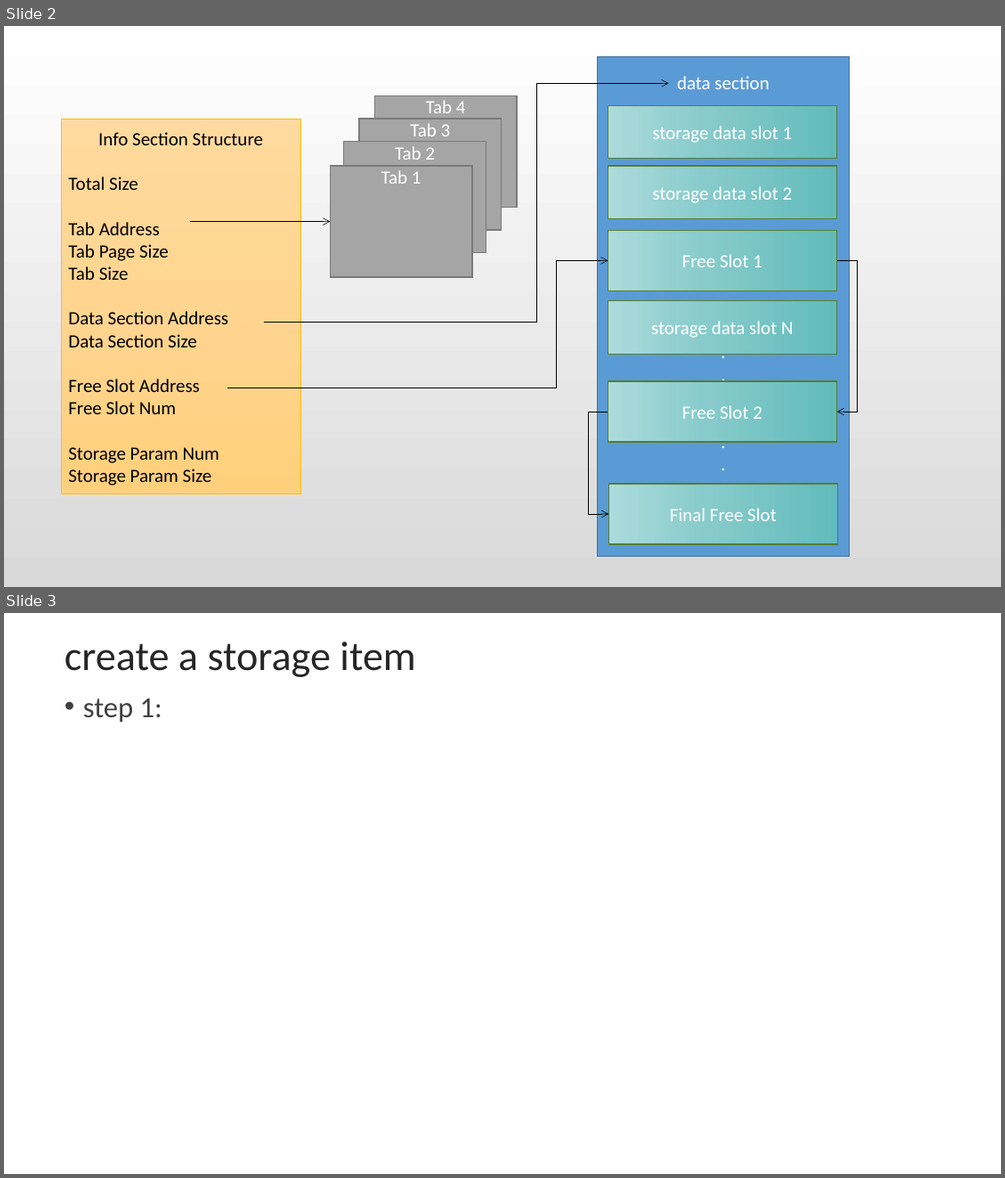
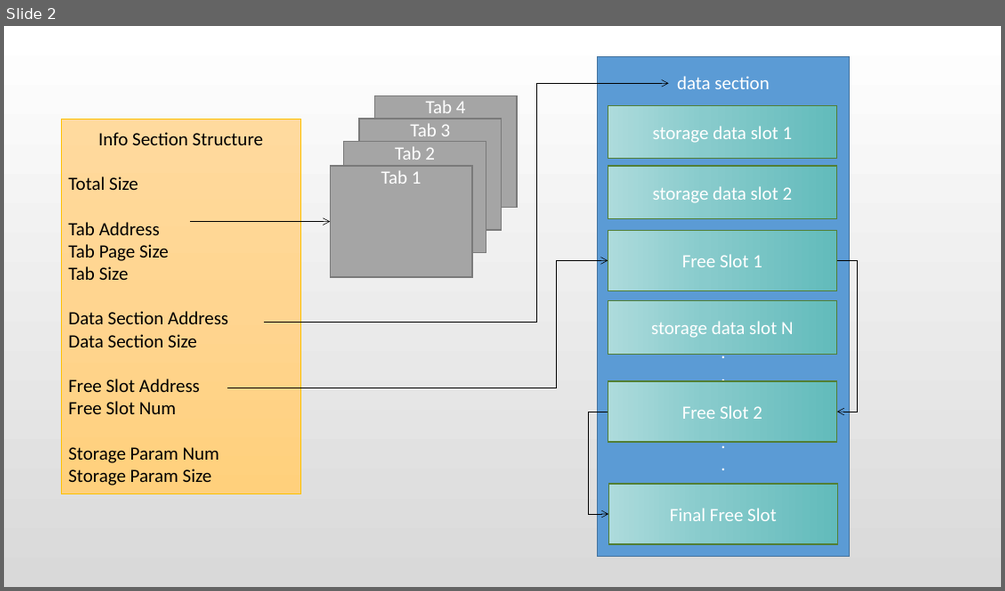
Before and after one commit to 8BIT0/H7FC, a slide deck: doc/storage.pptx. Shown one above the other, each under a label of ours: slides 2 and 3 before the commit, slide 2 after it. The pictures are 1005x1178 and 1005x591 pixels, drawn with LibreOffice and Linux fonts; fonts in the diff are those of the drawing; background and template pictures are left out. Boxes give left, top, right and bottom in pixels: in the first picture for what was removed or moved away, otherwise in the second. Text is boxed around its words. In the diff, an @@ line names an element or a change of style, - is before the commit and + after.

Commit message:
Storage update

```diff
--- a/doc/storage.pptx
+++ b/doc/storage.pptx
@@ slide 3 removed at <box>4,613,1001,1174</box>, background picture (left out) @@
@@ title removed at <box>65,641,415,677</box> @@
-create a storage item
@@ text removed at <box>83,698,162,722</box> @@
-• step 1:
```
Also in this commit, not shown: 1 slide added, 4 other files.
